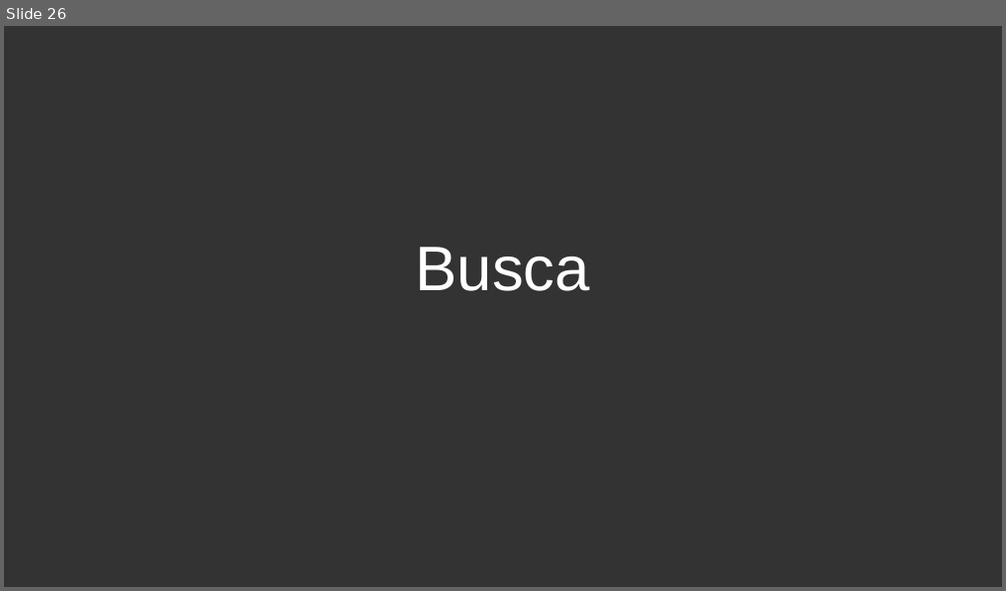
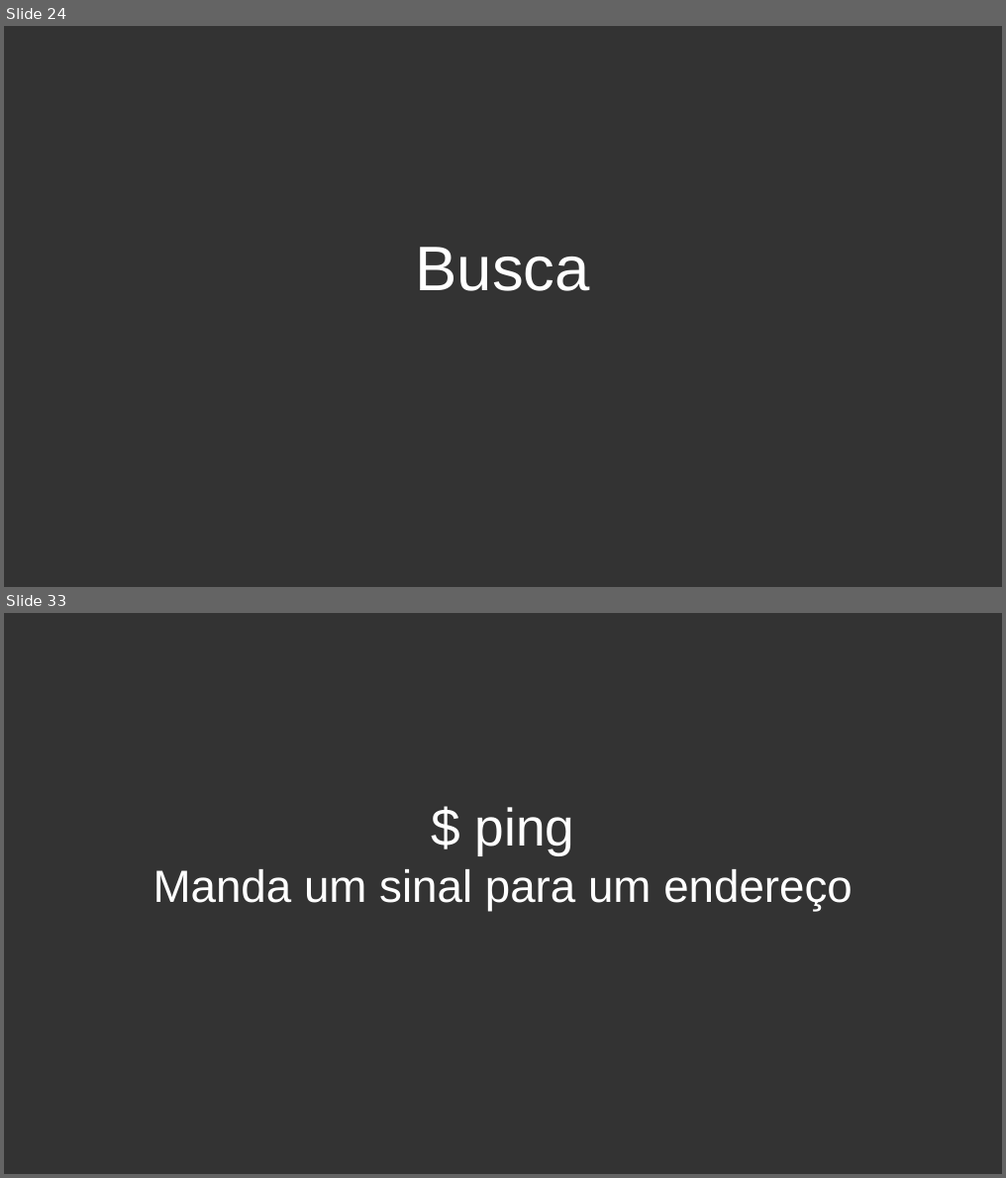
Before and after one commit to petecoutfpr/curso-linux-peteco, a slide deck: 2018-1/linux basico aula 5.odp. Shown one above the other, each under a label of ours: slide 26 before the commit, slides 24 and 33 after it; the slides between them are not shown. The pictures are 1006x591 and 1006x1178 pixels, drawn with LibreOffice and Linux fonts; fonts in the diff are those of the drawing; background and template pictures are left out. Boxes give left, top, right and bottom in pixels: in the first picture for what was removed or moved away, otherwise in the second. Text is boxed around its words. In the diff, an @@ line names an element or a change of style, - is before the commit and + after.

```diff
--- a/2018-1/linux basico aula 5.odp
+++ b/2018-1/linux basico aula 5.odp
@@ slide 33 added at box(4, 613, 1002, 1174), background #333333 @@
@@ subtitle added at box(153, 807, 852, 911), 36 pt, text #FFFFFF @@
+$ ping
+Manda um sinal para um endereço
@@ what was slide 26 is now slide 24 @@
```
Also in this commit, not shown: 1 slide changed, 8 other slides added, 4 slides removed.
